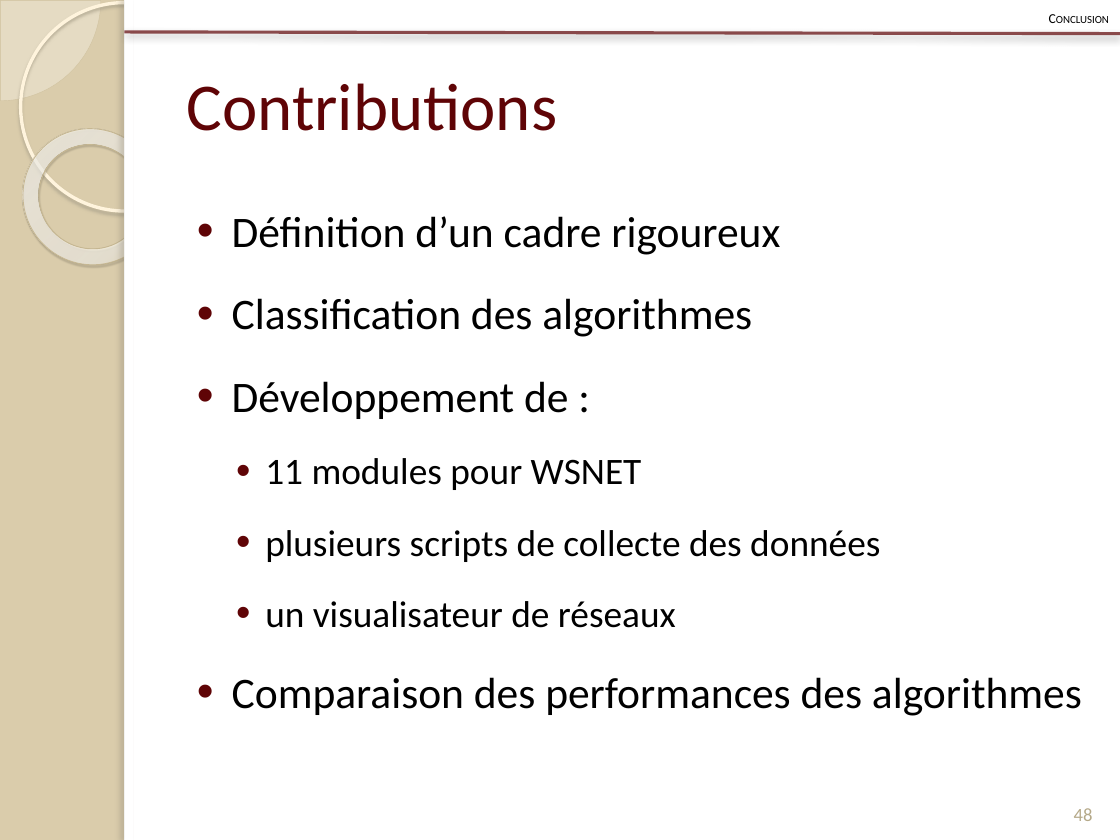
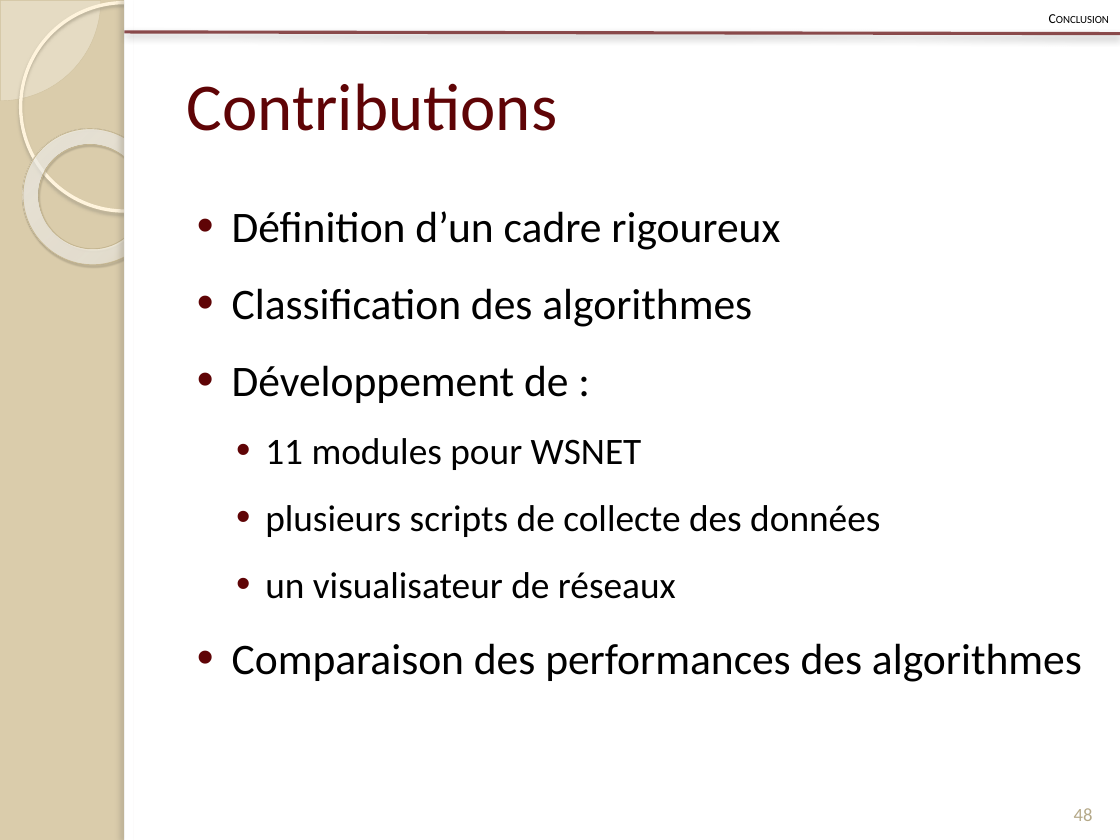
Before and after one commit to Patre/Energy-saving-in-sensors--networks, a slide deck: slide 48 of Redaction/Presentation/pres.pptx. Drawn at 1120x840 pixels with LibreOffice and Linux fonts; fonts in the diff are those of the drawing. Boxes give left, top, right and bottom in pixels: in the first picture for what was removed or moved away, otherwise in the second. Text is boxed around its words. In the diff, an @@ line names an element or a change of style, - is before the commit and + after.

```diff
--- a/Redaction/Presentation/pres.pptx
+++ b/Redaction/Presentation/pres.pptx
@@ text "Définition d’un cadre rigoureux" at (x1=232, y1=211, x2=1082, y2=682): line spacing 1.4 to 1.3 @@
```
Also in this commit, not shown: 13 other slides changed, 7 other files.
